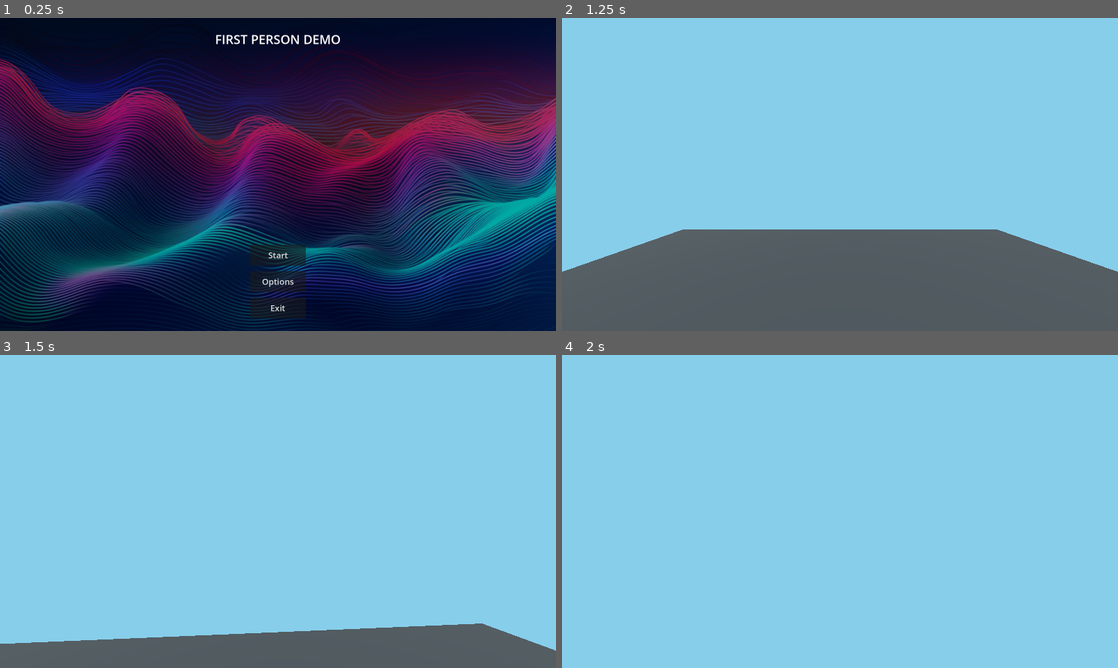
Above: before the commit, frames 1-4 (two rows, left to right).
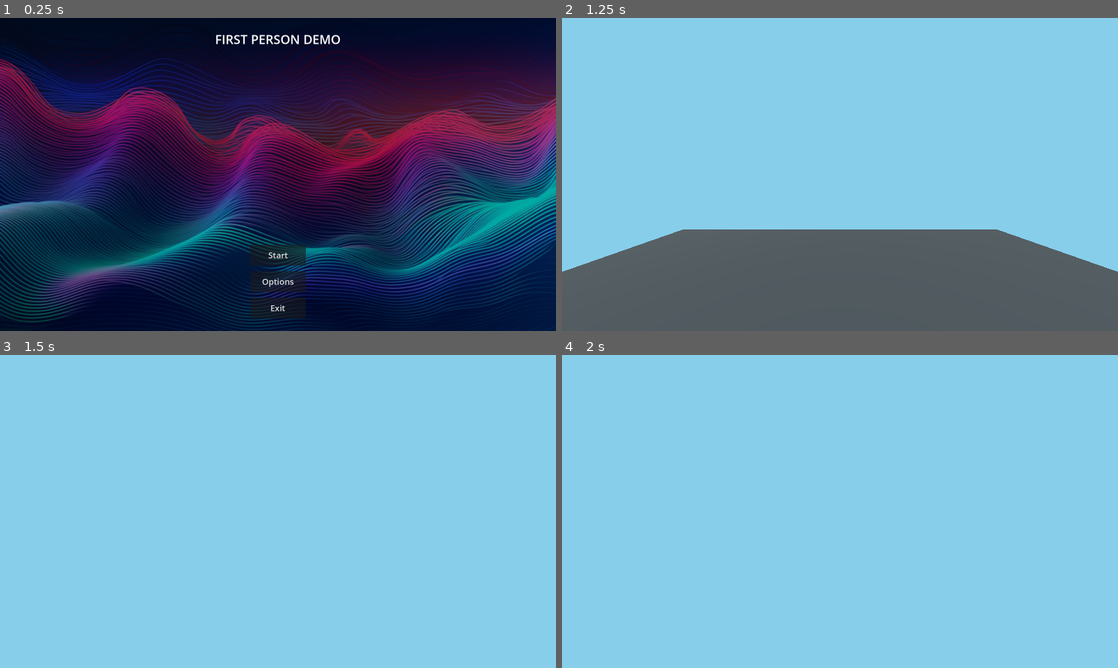
Above: after the commit, the same moments.

Repository: duckenclaw/FPS-demo
Game: Godot game, scene res://scenes/menu.tscn
The game is run twice, just before and just after one commit, with the same random seed, the same clock (stepped at 60 frames per second) and the same inputs.
Inputs (mouse positions are in pixels of both pictures, inside the frame that each line leads up to):
- Up to frame 1 (0.25 s): no input
- Up to frame 2 (1.25 s): click "Start" at 0.5 s
- Up to frame 3 (1.5 s): tap Enter at 1.25 s; move the mouse to (305, 511) at 1.27 s; hold W (Forwards) from 1.28 s (still down); hold Shift (Dash) from 1.28 s (still down)
- Up to frame 4 (2 s): keep holding W (Forwards); keep holding Shift (Dash); tap Space (Jump) at 1.52, 1.55, 1.82 s

Frames 1-2 are identical in both runs. In frame 3, 11% of the frame differs, in the area x 0-100%, y 85-100%; in frame 4, nothing differs.

Commit message:
added walking sway and screen shake

Diff:
--- a/project.godot
+++ b/project.godot
@@ -57,3 +57,7 @@
 "events": [Object(InputEventKey,"resource_local_to_scene":false,"resource_name":"","device":-1,"window_id":0,"alt_press …(182 unchanged characters)…
 ]
 }
+Sprint={
+"deadzone": 0.5,
+"events": []
+}
--- a/scenes/player.tscn
+++ b/scenes/player.tscn
@@ -10,38 +10,38 @@
 tracks/0/type = "value"
 tracks/0/imported = false
 tracks/0/enabled = true
-tracks/0/path = NodePath("FirstPersonCamera:position")
+tracks/0/path = NodePath("CollisionShape3D:shape:height")
 tracks/0/interp = 1
 tracks/0/loop_wrap = true
 tracks/0/keys = {
 "times": PackedFloat32Array(0, 0.4),
 "transitions": PackedFloat32Array(1, 1),
 "update": 0,
-"values": [Vector3(2.08165e-12, 1.75, 2.08165e-12), Vector3(2.08165e-12, 0.75, 2.08165e-12)]
+"values": [2.0, 1.0]
 }
 tracks/1/type = "value"
 tracks/1/imported = false
 tracks/1/enabled = true
-tracks/1/path = NodePath("CollisionShape3D:shape:height")
+tracks/1/path = NodePath("CollisionShape3D:position")
 tracks/1/interp = 1
 tracks/1/loop_wrap = true
 tracks/1/keys = {
 "times": PackedFloat32Array(0, 0.4),
 "transitions": PackedFloat32Array(1, 1),
 "update": 0,
-"values": [2.0, 1.0]
+"values": [Vector3(2.08165e-12, 1, 2.08165e-12), Vector3(2.08165e-12, 0.5, 2.08165e-12)]
 }
 tracks/2/type = "value"
 tracks/2/imported = false
 tracks/2/enabled = true
-tracks/2/path = NodePath("CollisionShape3D:position")
+tracks/2/path = NodePath("CameraContainer:position")
 tracks/2/interp = 1
 tracks/2/loop_wrap = true
 tracks/2/keys = {
 "times": PackedFloat32Array(0, 0.4),
 "transitions": PackedFloat32Array(1, 1),
 "update": 0,
-"values": [Vector3(2.08165e-12, 1, 2.08165e-12), Vector3(2.08165e-12, 0.5, 2.08165e-12)]
+"values": [Vector3(2.08165e-12, 1.75, 2.08165e-12), Vector3(2.08165e-12, 0.75, 2.08165e-12)]
 }
 
 [sub_resource type="Animation" id="Animation_uk7ky"]
@@ -49,38 +49,38 @@
 tracks/0/type = "value"
 tracks/0/imported = false
 tracks/0/enabled = true
-tracks/0/path = NodePath("FirstPersonCamera:position")
+tracks/0/path = NodePath("CollisionShape3D:shape:height")
 tracks/0/interp = 1
 tracks/0/loop_wrap = true
 tracks/0/keys = {
 "times": PackedFloat32Array(0),
 "transitions": PackedFloat32Array(1),
 "update": 0,
-"values": [Vector3(2.08165e-12, 1.75, 2.08165e-12)]
+"values": [2.0]
 }
 tracks/1/type = "value"
 tracks/1/imported = false
 tracks/1/enabled = true
-tracks/1/path = NodePath("CollisionShape3D:shape:height")
+tracks/1/path = NodePath("CollisionShape3D:position")
 tracks/1/interp = 1
 tracks/1/loop_wrap = true
 tracks/1/keys = {
 "times": PackedFloat32Array(0),
 "transitions": PackedFloat32Array(1),
 "update": 0,
-"values": [2.0]
+"values": [Vector3(2.08165e-12, 1, 2.08165e-12)]
 }
 tracks/2/type = "value"
 tracks/2/imported = false
 tracks/2/enabled = true
-tracks/2/path = NodePath("CollisionShape3D:position")
+tracks/2/path = NodePath("CameraContainer:position")
 tracks/2/interp = 1
 tracks/2/loop_wrap = true
 tracks/2/keys = {
 "times": PackedFloat32Array(0),
 "transitions": PackedFloat32Array(1),
 "update": 0,
-"values": [Vector3(2.08165e-12, 1, 2.08165e-12)]
+"values": [Vector3(2.08165e-12, 1.75, 2.08165e-12)]
 }
 
 [sub_resource type="Animation" id="Animation_6fm5k"]
@@ -89,38 +89,38 @@
 tracks/0/type = "value"
 tracks/0/imported = false
 tracks/0/enabled = true
-tracks/0/path = NodePath("FirstPersonCamera:position")
+tracks/0/path = NodePath("CollisionShape3D:shape:height")
 tracks/0/interp = 1
 tracks/0/loop_wrap = true
 tracks/0/keys = {
 "times": PackedFloat32Array(0, 0.4),
 "transitions": PackedFloat32Array(1, 1),
 "update": 0,
-"values": [Vector3(2.08165e-12, 0.75, 2.08165e-12), Vector3(2.08165e-12, 1.75, 2.08165e-12)]
+"values": [1.0, 2.0]
 }
 tracks/1/type = "value"
 tracks/1/imported = false
 tracks/1/enabled = true
-tracks/1/path = NodePath("CollisionShape3D:shape:height")
+tracks/1/path = NodePath("CollisionShape3D:position")
 tracks/1/interp = 1
 tracks/1/loop_wrap = true
 tracks/1/keys = {
 "times": PackedFloat32Array(0, 0.4),
 "transitions": PackedFloat32Array(1, 1),
 "update": 0,
-"values": [1.0, 2.0]
+"values": [Vector3(2.08165e-12, 0.5, 2.08165e-12), Vector3(2.08165e-12, 1, 2.08165e-12)]
 }
 tracks/2/type = "value"
 tracks/2/imported = false
 tracks/2/enabled = true
-tracks/2/path = NodePath("CollisionShape3D:position")
+tracks/2/path = NodePath("CameraContainer:position")
 tracks/2/interp = 1
 tracks/2/loop_wrap = true
 tracks/2/keys = {
 "times": PackedFloat32Array(0, 0.4),
 "transitions": PackedFloat32Array(1, 1),
 "update": 0,
-"values": [Vector3(2.08165e-12, 0.5, 2.08165e-12), Vector3(2.08165e-12, 1, 2.08165e-12)]
+"values": [Vector3(2.08165e-12, 0.75, 2.08165e-12), Vector3(2.08165e-12, 1.75, 2.08165e-12)]
 }
 
 [sub_resource type="AnimationLibrary" id="AnimationLibrary_cnt6q"]
@@ -137,11 +137,14 @@
 transform = Transform3D(1, 0, 0, 0, 1, 0, 0, 0, 1, 2.08165e-12, 1, 2.08165e-12)
 shape = SubResource("CapsuleShape3D_5qotw")
 
-[node name="FirstPersonCamera" type="Camera3D" parent="."]
-transform = Transform3D(1, 0, 0, 0, 1, 0, 0, 0, 1, 2.08165e-12, 1.75, 2.08165e-12)
-fov = 90.0
-
 [node name="AnimationPlayer" type="AnimationPlayer" parent="."]
 libraries = {
 "": SubResource("AnimationLibrary_cnt6q")
 }
+
+[node name="CameraContainer" type="Node3D" parent="."]
+transform = Transform3D(1, 0, 0, 0, 1, 0, 0, 0, 1, 2.08165e-12, 1.75, 2.08165e-12)
+
+[node name="FirstPersonCamera" type="Camera3D" parent="CameraContainer"]
+transform = Transform3D(1, 0, 0, 0, 1, 0, 0, 0, 1, 2.08165e-12, 1.75, 2.08165e-12)
+fov = 90.0
--- a/scripts/player.gd
+++ b/scripts/player.gd
@@ -1,6 +1,6 @@
 extends CharacterBody3D
 
-@onready var firstPersonCamera: Camera3D = $FirstPersonCamera
+@onready var firstPersonCamera: Camera3D = $CameraContainer/FirstPersonCamera
 @onready var anim_player: AnimationPlayer = $AnimationPlayer
 
 const MAX_HP: int = 100
@@ -9,12 +9,45 @@
 const JUMP_VELOCITY:float = 4.5
 const MOUSE_SENSITIVITY:float = 0.05
 
+const DASH_SPEED: float = 15.0
+const DASH_DURATION: float = 0.3  # How long the dash lasts
+const DASH_COOLDOWN: float = 1.0  # Time between dash recharge
+
 var hp: int
+var dash_uses: int = 2
+var dash_timer: float = 0.0
+var dash_cooldown_timer: float = 0.0
+var is_dashing: bool = false
 
 var is_sprinting:bool = false
 var is_crouching:bool = false
 
-# Get the gravity from the project settings to be synced with RigidBody nodes.
+# Camera Shake and Walking Sway Variables
+@export_category("Camera Shake")
+@export var CameraShake_Noise : Noise
+@export var CameraShake_NoisePanningSpeed : float = 30
+@export var CameraShake_MaxPower : float = 0.15
+@export var CameraShake_BlendSpeed : float = 7
+@export var CameraShake_ReturnStrength : float = 5
+@export var CameraShake_NoiseStrength : float = 0.2
+@export var CameraShake_FallingBias : float = 1.0
+@export var CameraShake_FallingStrengthFalloff : float = 2.0
+@export var CameraShake_FallingMaxStrength : float = 1.0
+@export var CameraShake_JumpingStrength : float = 0.2
+
+@export_category("Walking Sway")
+@export var WalkingSway_StepsPerSecond : float = 5.0
+@export var WalkingSway_MaxSwayDistance : float = 0.05
+@export var WalkingSway_MaxSwayHandsHeight : float = -0.005
+@export var WalkingSway_MaxSwayCameraHeight : float = 0.05
+@export var WalkingSway_BlendSpeed : float = 5
+@export var WalkingSway_Bias : float = 0.5
+
+var cameraShake_Position  : Vector3
+var walkingSway_CurrentValue : float
+var timeSinceStarted : float
+var lastYVelocity : float
+
 var gravity = ProjectSettings.get_setting("physics/3d/default_gravity")
 
 func _ready():
@@ -31,8 +64,15 @@
 		camera_rot.x = clamp(camera_rot.x, -70, 70)
 		firstPersonCamera.rotation_degrees = camera_rot
 
+	# Capture/Free mouse
+	if Input.is_action_just_pressed("ui_cancel"):
+		if Input.get_mouse_mode() == Input.MOUSE_MODE_VISIBLE:
+			Input.set_mouse_mode(Input.MOUSE_MODE_CAPTURED)
+		else:
+			Input.set_mouse_mode(Input.MOUSE_MODE_VISIBLE)
+
 	# Sprinting
-	if Input.is_action_pressed("Dash"):
+	if Input.is_action_pressed("Sprint"):
 		is_sprinting = true
 	else:
 		is_sprinting = false
@@ -45,37 +85,79 @@
 			is_crouching = true
 			anim_player.play("Crouch")
 
-
+	# Dashing
+	if Input.is_action_just_pressed("Dash") and dash_uses > 0 and not is_dashing:
+		is_dashing = true
+		dash_timer = DASH_DURATION
+		dash_uses -= 1
 
 func _physics_process(delta):
-	# Capture/Free mouse
-	if Input.is_action_just_pressed("ui_cancel"):
-		if Input.get_mouse_mode() == Input.MOUSE_MODE_VISIBLE:
-			Input.set_mouse_mode(Input.MOUSE_MODE_CAPTURED)
-		else:
-			Input.set_mouse_mode(Input.MOUSE_MODE_VISIBLE)
+	timeSinceStarted += delta * CameraShake_NoisePanningSpeed
 
-	# Add the gravity.
+	# Apply camera shake
+	if cameraShake_Position.length() > 0.0001:
+		var noise : Vector3 = (Vector3(CameraShake_Noise.get_noise_1d(timeSinceStarted), CameraShake_Noise.get_noise_1d(timeSinceStarted + 1000), CameraShake_Noise.get_noise_1d(timeSinceStarted + 2000)) * CameraShake_NoiseStrength) * (cameraShake_Position.length() / CameraShake_MaxPower)
+		firstPersonCamera.position = firstPersonCamera.position.lerp(cameraShake_Position + noise, float(delta) * CameraShake_BlendSpeed)
+		cameraShake_Position = cameraShake_Position.lerp(Vector3.ZERO, delta * CameraShake_ReturnStrength)
+	else:
+		firstPersonCamera.position = Vector3.ZERO
+
+	# Add gravity
 	if not is_on_floor():
 		velocity.y -= gravity * delta
+		walkingSway_CurrentValue = max(walkingSway_CurrentValue - delta * WalkingSway_BlendSpeed, 0)
+		lastYVelocity = velocity.y
+	else:
+		if lastYVelocity < -CameraShake_FallingBias:
+			ImpulseCamera(Vector3.DOWN, smoothstep(CameraShake_FallingBias, CameraShake_FallingStrengthFalloff + CameraShake_FallingBias, abs(lastYVelocity)) * CameraShake_FallingMaxStrength)
 
-	# Handle jump.
-	if Input.is_action_just_pressed("Jump") and is_on_floor():
-		velocity.y = JUMP_VELOCITY
+		if velocity.length() > WalkingSway_Bias:
+			walkingSway_CurrentValue = min(walkingSway_CurrentValue + delta * WalkingSway_BlendSpeed, 1.0)
+		else:
+			walkingSway_CurrentValue = max(walkingSway_CurrentValue - delta * WalkingSway_BlendSpeed, 0)
 
-	# Get the input direction and handle the movement/deceleration.
-	# As good practice, you should replace UI actions with custom gameplay actions.
-	var input_dir = Input.get_vector("Left", "Right", "Forwards", "Backwards")
-	var direction = (transform.basis * Vector3(input_dir.x, 0, input_dir.y)).normalized()
-	if direction:
-		if is_sprinting:
-			velocity.z = direction.z * SPRINT_SPEED
-			velocity.x = direction.x * SPRINT_SPEED
+	lastYVelocity = velocity.y
+
+	# Apply walking sway
+	if walkingSway_CurrentValue > 0:
+		var stepSpeed: float = delta * WalkingSway_StepsPerSecond
+		var stepBounce: float = (EaseInOutSine(-1.0, 1.0, timeSinceStarted * stepSpeed * 2.0 + 0.2) * -1.0) * WalkingSway_MaxSwayHandsHeight
+
+		firstPersonCamera.position.y += (EaseInOutSine(-1.0, 1.0, timeSinceStarted * stepSpeed * 2.0 + 0.2) * -1.0) * WalkingSway_MaxSwayCameraHeight
+
+	# Handle dash logic
+	if is_dashing:
+		dash_timer -= delta
+		if dash_timer > 0.0:
+			var input_dir = Input.get_vector("Left", "Right", "Forwards", "Backwards")
+			var direction = (transform.basis * Vector3(input_dir.x, 0, input_dir.y)).normalized()
+			if direction:
+				velocity.z = direction.z * DASH_SPEED
+				velocity.x = direction.x * DASH_SPEED
 		else:
-			velocity.z = direction.z * SPEED
-			velocity.x = direction.x * SPEED
+			is_dashing = false
+
+	# Handle normal movement
 	else:
-		velocity.x = move_toward(velocity.x, 0, SPEED)
-		velocity.z = move_toward(velocity.z, 0, SPEED)
+		var input_dir = Input.get_vector("Left", "Right", "Forwards", "Backwards")
+		var direction = (transform.basis * Vector3(input_dir.x, 0, input_dir.y)).normalized()
+		if direction:
+			if is_sprinting:
+				velocity.z = direction.z * SPRINT_SPEED
+				velocity.x = direction.x * SPRINT_SPEED
+			else:
+				velocity.z = direction.z * SPEED
+				velocity.x = direction.x * SPEED
+		else:
+			velocity.x = move_toward(velocity.x, 0, SPEED)
+			velocity.z = move_toward(velocity.z, 0, SPEED)
 
 	move_and_slide()
+
+func ImpulseCamera(impulseVector: Vector3, impulsePower: float):
+	cameraShake_Position += impulseVector * impulsePower
+	cameraShake_Position = cameraShake_Position.normalized() * min(cameraShake_Position.length(), CameraShake_MaxPower)
+
+func EaseInOutSine(start: float, end: float, value: float) -> float:
+	end -= start
+	return -end * 0.5 * (cos(PI * value) - 1.0) + start
